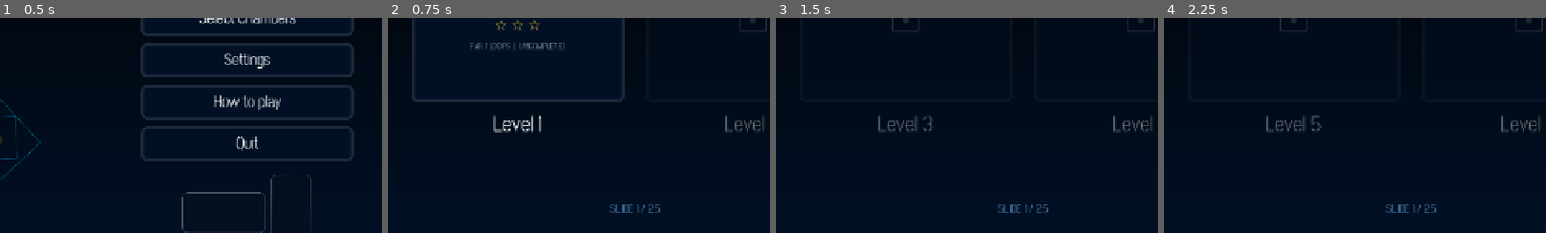
Above: before the commit, frames 1-4 (left to right).
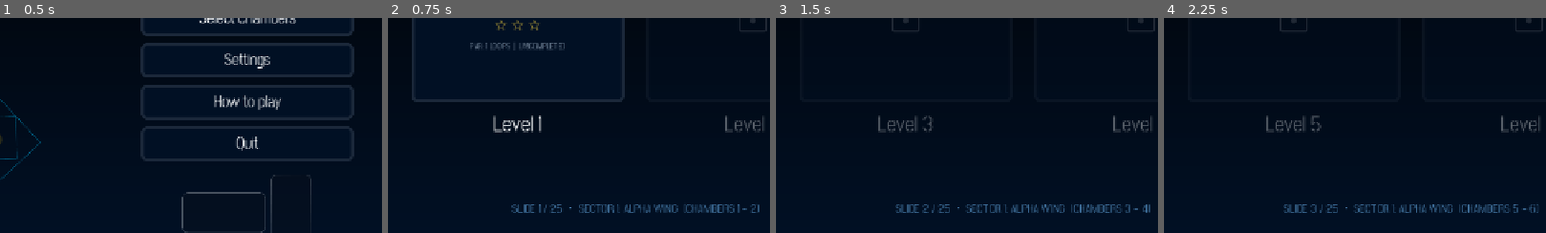
Above: after the commit, the same moments.

Repository: Ghostofzenin08/Echo_of_Dread
Game: Godot game, scene res://scenes/ui/main_menu.tscn
Two runs of this game, one before a commit and one after it. Both use one fixed random seed, a clock stepped at 60 frames per second and the inputs below.
Inputs (mouse positions are % of the whole screen's width and height, from its top left):
- Up to frame 1 (0.5 s): no input
- Up to frame 2 (0.75 s): click "Select Chambers" at 0.5 s
- Up to frame 3 (1.5 s): click (91, 52) at 1.25 s
- Up to frame 4 (2.25 s): click (91, 52) at 2 s
The pictures show only the part of the screen within x 18-68%, y 50-100%; the shares and areas given below are measured in that part.

Frame 1 is identical in both runs. In frame 2, 1.2% of the frame differs, in the area x 32-98%, y 86-91%; in frame 3, 1.2%; in frame 4, 1.3%, in the area x 31-98%, y 86-91%.

Commit message:
Update level select node paths

Diff:
--- a/scripts/ui/level_select.gd
+++ b/scripts/ui/level_select.gd
@@ -7,9 +7,9 @@
 
 const ChamberDatabaseClass = preload("res://scripts/world/chamber_database.gd")
 
-@onready var title_label: Label = $TitleBox/Title
-@onready var slide_info_label: Label = $TitleBox/SlideInfoLabel
-@onready var star_count_label: Label = $TitleBox/StarCountLabel
+@onready var title_label: Label = get_node_or_null("Title")
+@onready var slide_info_label: Label = get_node_or_null("SlideFooter")
+@onready var star_count_label: Label = get_node_or_null("StarCountLabel")
 @onready var back_button: Button = $BackButton
 @onready var prev_button: TextureButton = $PrevButton
 @onready var next_button: TextureButton = $NextButton
